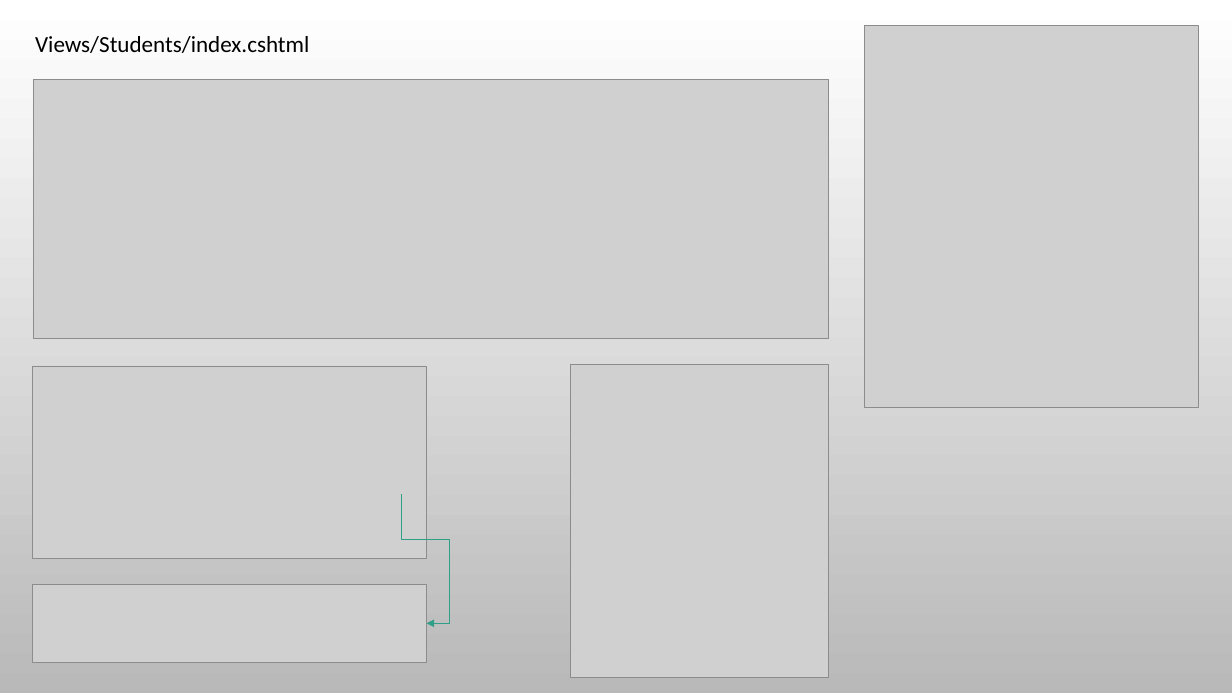
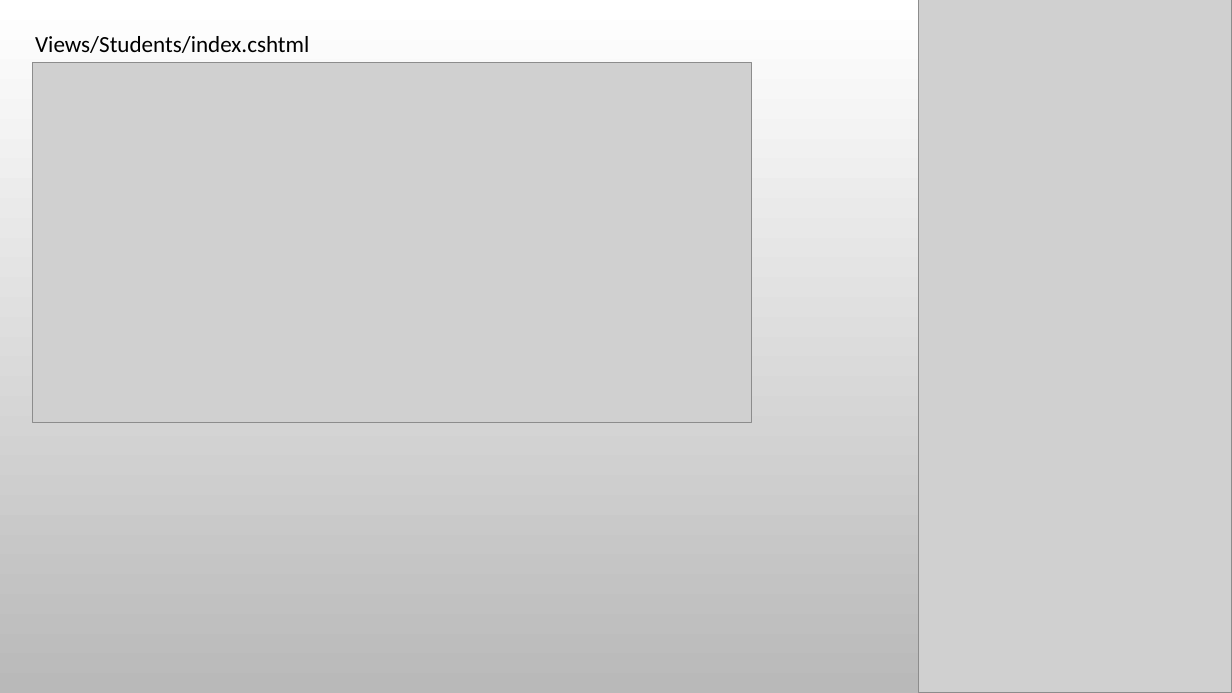
Before and after one commit to Nicolas-Chourot/JsonDemo2025, a slide deck: slide 20 of Support des données avec des fichiers Json.pptx. Drawn at 1232x693 pixels with LibreOffice and Linux fonts; fonts in the diff are those of the drawing; grey boxes stand for pictures; background and template pictures are left out. Boxes give left, top, right and bottom in pixels: in the first picture for what was removed or moved away, otherwise in the second. Text is boxed around its words. In the diff, an @@ line names an element or a change of style, - is before the commit and + after.

```diff
--- a/Support des données avec des fichiers Json.pptx
+++ b/Support des données avec des fichiers Json.pptx
@@ picture removed at [864, 25, 1198, 408] @@
@@ picture added at [919, 0, 1232, 693] @@
@@ picture: place and size @@
-picture at [34, 79, 829, 338]
+picture at [32, 63, 751, 423]
@@ picture removed at [32, 366, 426, 559] @@
@@ picture removed at [570, 364, 829, 677] @@
@@ elbow arrow removed from (402, 494) to (427, 624) @@
@@ picture removed at [32, 584, 426, 663] @@
```
Also in this commit, not shown: 3 other slides changed, 13 other files.
